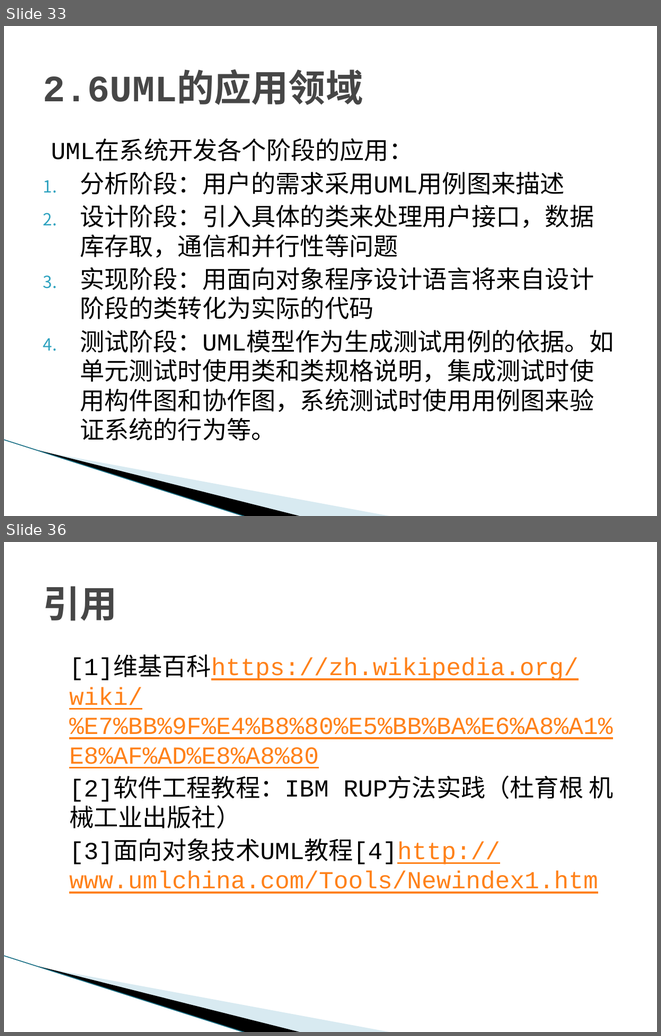
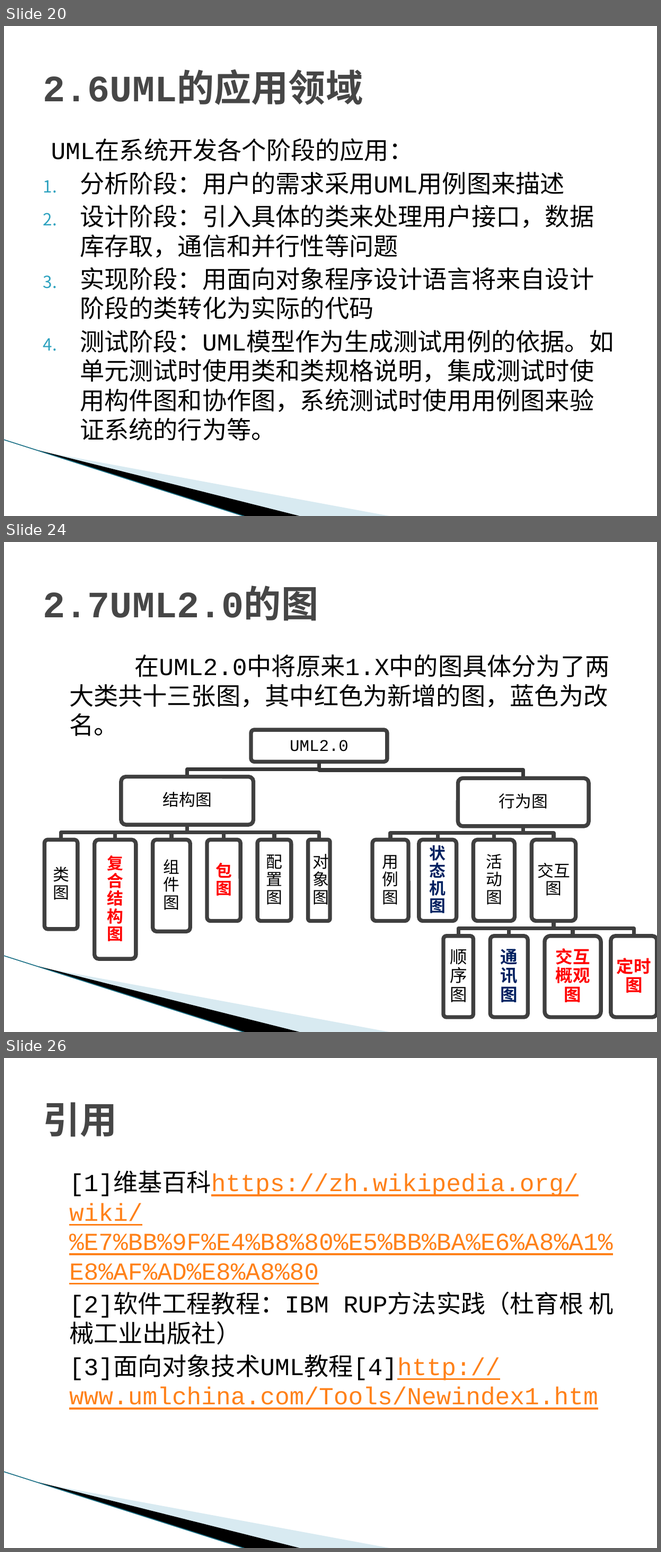
Before and after one commit to tzy502/G16, a slide deck: UML/UML概述-G16.pptx. Shown one above the other, each under a label of ours: slides 33 and 36 before the commit, slides 20, 24 and 26 after it; the slides between them are not shown. The pictures are 661x1036 and 661x1552 pixels, drawn with LibreOffice and Linux fonts; fonts in the diff are those of the drawing; background and template pictures are left out. Boxes give left, top, right and bottom in pixels: in the first picture for what was removed or moved away, otherwise in the second. Text is boxed around its words. In the diff, an @@ line names an element or a change of style, - is before the commit and + after.

```diff
--- a/UML/UML概述-G16.pptx
+++ b/UML/UML概述-G16.pptx
@@ slide 24 added at (x1=4, y1=542, x2=657, y2=1032), background #FFFFFF; not listed: 3 template elements that a slide beside it also shows @@
@@ title added at (x1=43, y1=590, x2=319, y2=621), 41 pt, text #464646, bold @@
+2.7UML2.0的图
@@ text added at (x1=69, y1=654, x2=609, y2=736), 27 pt, text #000000 @@
+在UML2.0中将原来1.X中的图具体分为了两大类共十三张图，其中红色为新增的图，蓝色为改名。
@@ group added at (x1=44, y1=730, x2=657, y2=1017): 17 rounded rectangles, 17 texts, 16 freeform shapes @@
+UML2.0
+结构图
+类图
+复合结构图
+组件图
+包图
+配置图
+对象图
+行为图
+用例图
+状态机图
+活动图
+交互图
+顺序图
+通讯图
+交互概观图
+定时图
@@ what was slide 33 is now slide 20 @@
@@ what was slide 36 is now slide 26 @@
```
Also in this commit, not shown: 4 slides changed, 4 other slides added, 15 slides removed.
